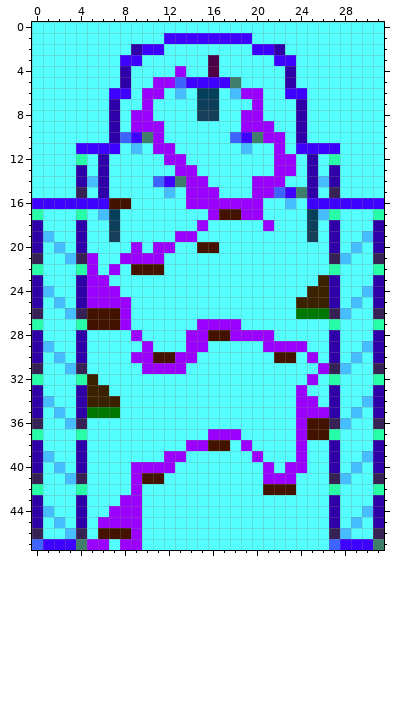
Pixel-art sprite: Resource/backgrounds/level_2_data(1).png. Above: the version before the commit.
The file is 32x48 pixels. Colours within 5 levels of each other are drawn and written as one.
The same view after the edit:
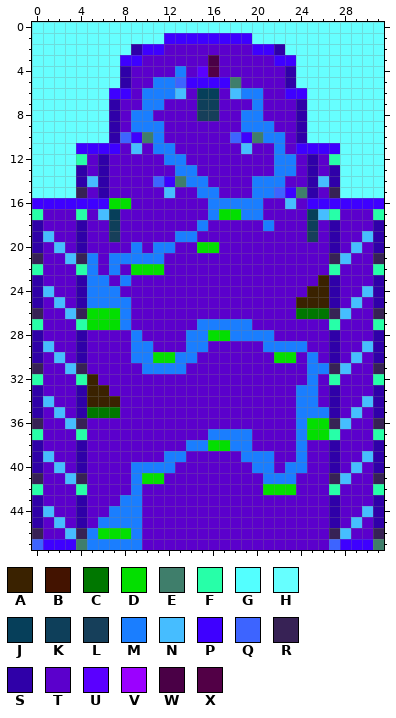
Palette (. is transparent): A #3a2200  B #431300  C #007700  D #03df00  E #3f7e6b  F #27ffa8  G #53ffff  H #66ffff  J #063f5a  K #0e3f5a  L #163f5a  M #1a7eff  N #46bdff  P #3e00ff  Q #3d64ff  R #372255  S #2f00a8  T #5b00cc  U #5a00ff  V #9b01ff  W #4a0046  X #520046
Change:
Changed rows in their new state; - is an unchanged pixel.
first column x 0:
 0 HHHHHHHHHHHHHHHHHHHHHHHHHHHHHHHH
 1 HHHHHHHHHHHH--------HHHHHHHHHHHH
 2 HHHHHHHHH---TTTTTTTT---HHHHHHHHH
 3 HHHHHHHH--TTTTTT-TTTTT--HHHHHHHH
 4 HHHHHHHH-TTTTMTU-TTTTTT-HHHHHHHH
 5 HHHHHHHH-TTMM------TTTT-HHHHHHHH
 6 HHHHHHH--TMMM-T--T-MMTT--HHHHHHH
 7 HHHHHHH-TTMMTTT--TTTMTTT-HHHHHHH
 8 HHHHHHH-TMMTTTT--TTMMTTT-HHHHHHH
 9 HHHHHHH-TMMMTTTTTTTMMMTT-HHHHHHH
10 HHHHHHH----MTTTTTT---MMT-HHHHHHH
11 HHHH----T-TMMTTTTTT-TTMT----HHHH
12 HHHH-T-TTTTTMMTTTTTTTTMMT-T-HHHH
13 HHHH-T-TTTTTTMMTTTTTTTMMT-T-HHHH
14 HHHH---TTTT---MMTTTTMMMTT---HHHH
15 HHHH-T-TTTTT-TTMMTTTMM----T-HHHH
16 -------DDTTTTTTTMMMMMTT-T-------
17 -TTT-T--TTTTTTTTMDDMMTTTT---TTT-
18 -TTT-TT-TTTTTTTMTTTTTMTTT-T-TTT-
19 --TT-TT-TTTTTMMTTTTTTTTTT-T-TT--
20 -T-T-TTTTMTMMTTDDTTTTTTTTTT-T-T-
21 -TT--MTMMMMMTTTTTTTTTTTTTTT--TT-
22 -TTT-MTMTDDDTTTTTTTTTTTTTTT-TTT-
23 -TTT-MMTMTTTTTTTTTTTTTTTTT--TTT-
24 --TT-MMMTTTTTTTTTTTTTTTTT---TT--
25 -T-T-MMMMTTTTTTTTTTTTTTT----T-T-
26 -TT--DDDMTTTTTTTTTTTTTTT-----TT-
27 -TTT-DDDMTTTTTTMMMMMTTTTTTT-TTT-
28 -TTT-TTTTMTTTTMMDDMMMMTTTTT-TTT-
29 --TT-TTTTMMTTTMMTTTTTMMMMTT-TT--
30 -T-T-TTTTMMDDMMTTTTTTTDDTMT-T-T-
31 -TT--TTTTTMMMMTTTTTTTTTTTMM--TT-
32 -TTT--TTTTTTTTTTTTTTTTTTTMT-TTT-
33 -TTT---TTTTTTTTTTTTTTTTTMMT-TTT-
34 --TT----TTTTTTTTTTTTTTTTMMT-TT--
35 -T-T----TTTTTTTTTTTTTTTTMMM-T-T-
36 -TT--TTTTTTTTTTTTTTTTTTTMDD--TT-
37 -TTT-TTTTTTTTTTTMMMMTTTTMDD-TTT-
38 -TTT-TTTTTTTTTMMDDMMTTTTMTT-TTT-
39 --TT-TTTTTTTMMTTTTTMMMTTMTT-TT--
40 -T-T-TTTTMMMMTTTTTTTMMTMMTT-T-T-
41 -TT--TTTTMDDTTTTTTTTTMMMTTT--TT-
42 -TTT-TTTTMTTTTTTTTTTTDDDTTT-TTT-
43 -TTT-TTTMMTTTTTTTTTTTTTTTTT-TTT-
44 --TT-TTMMMTTTTTTTTTTTTTTTTT-TT--
45 -T-T-TMMMMTTTTTTTTTTTTTTTTT-T-T-
46 -TT--MDDDMTTTTTTTTTTTTTTTTT--TT-
47 -----MMMMMTTTTTTTTTTTTTTTTT-----
Pixel boxes of the changes (left, top, right, bottom) in both pictures:
changed: (32, 22, 384, 550)
